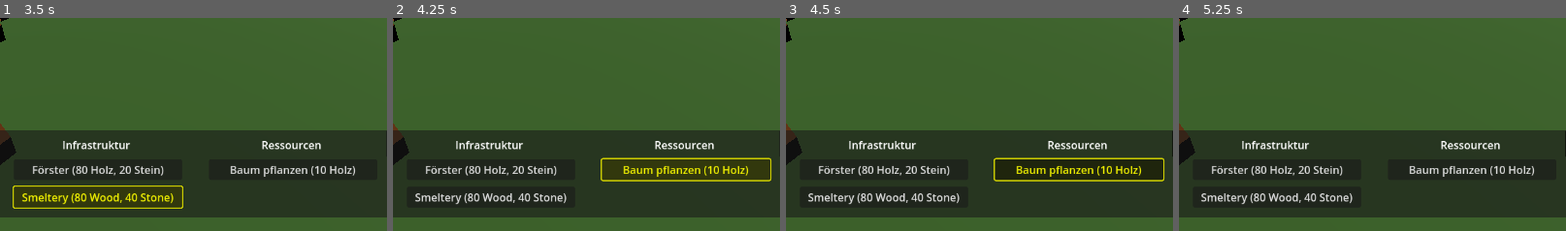
Above: before the commit, frames 1-4 (left to right).
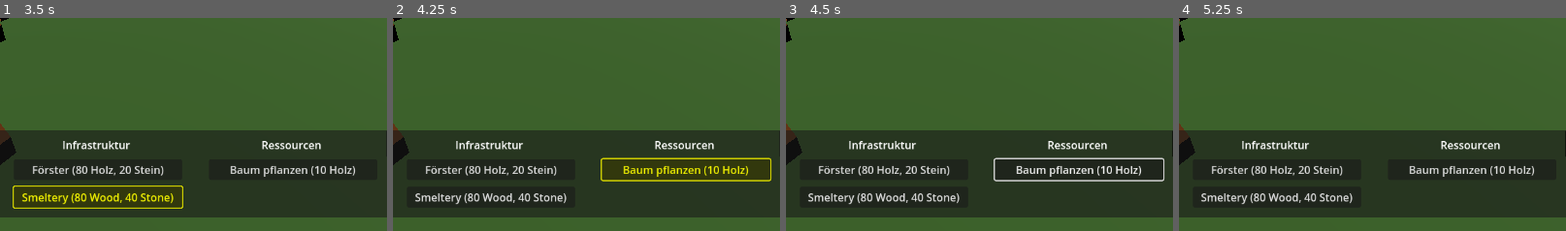
Above: after the commit, the same moments.

Repository: Catloff/Gaia-Galactica
Game: Godot game, scene res://scenes/Main.tscn
Same seed, same stepped clock (60 frames per second), same inputs: the game is played once before the commit and once after it.
Inputs:
- Up to frame 1 (3.5 s): click "Lumbermill (50 Wood, 10 Stone)" at 0.5 s; click "Berry Gatherer (50 Food)" at 1.25 s; click "Förster (80 Holz, 20 Stein)" at 2 s; click "Smeltery (80 Wood, 40 Stone)" at 2.75 s
- Up to frame 2 (4.25 s): click "Baum pflanzen (10 Holz)" at 3.5 s
- Up to frame 3 (4.5 s): click "X" at 4.25 s
- Up to frame 4 (5.25 s): click "Lumbermill (50 Wood, 10 Stone)" at 5 s
The pictures show only the part of the screen within x 36-86%, y 50-100%; the shares and areas given below are measured in that part.

Frames 1-2 are identical in both runs. In frame 3, 1.6% of the frame differs, in the area x 53-98%, y 65-77%; in frame 4, nothing differs.

Commit message:
Refactor building manager

Diff:
--- a/scripts/BuildingManager.gd
+++ b/scripts/BuildingManager.gd
@@ -58,8 +58,8 @@
 		var cost = result.collider.get_cost()
 		for resource in cost:
 			var refund = cost[resource] / 2
-			resource_manager.inventory[resource] += refund
 			print("Erstatte %d %s zurück" % [refund, resource])
+			resource_manager.add_resources({"type": resource, "amount": refund})
 
 		# Entferne das Gebäude
 		if result.collider.has_method("demolish"):
@@ -113,15 +113,12 @@
 
 func has_resources() -> bool:
 	var cost = get_current_building_cost()
-	for resource in cost:
-		if resource_manager.inventory[resource] < cost[resource]:
-			return false
-	return true
+	return resource_manager.can_afford(cost)
 
 func place_building():
 	var cost = get_current_building_cost()
-	for resource in cost:
-		resource_manager.inventory[resource] -= cost[resource]
+	if not resource_manager.pay_cost(cost):
+		return
 
 	var new_building
 	match current_building_type:
@@ -143,6 +140,13 @@
 		new_building.activate()
 
 	resource_manager.update_hud()
+
+	# Explicitly deselect the building after successful placement
+	current_building_type = "none"
+	if preview_building:
+		remove_child(preview_building)
+		preview_building = null
+	hud.deselect_building()  # New method we'll add to HUD
 
 func _on_building_selected(type: String):
 	current_building_type = type
--- a/scripts/HUD.gd
+++ b/scripts/HUD.gd
@@ -48,7 +48,6 @@
 	update_button_states()
 
 func update_button_states():
-
 	# Lumbermill: 60 Wood
 	var can_build_lumbermill = resource_manager.can_afford({"wood": 60})
 	lumbermill_button.disabled = not can_build_lumbermill
@@ -75,36 +74,30 @@
 	})
 	smeltery_button.disabled = not can_build_smeltery
 
-	# If current building can't be built anymore, deselect it
-	if (current_building == "lumbermill" and not can_build_lumbermill) or \
-		(current_building == "berry_gatherer" and not can_build_berry_gatherer) or \
-		(current_building == "forester" and not can_build_forester) or \
-		(current_building == "plant_tree" and not can_plant_tree) or \
-		(current_building == "smeltery" and not can_build_smeltery):
-		current_building = ""
-		building_selected.emit("none")
-
-	# Highlight selected building
+	# Update button highlights
 	lumbermill_button.modulate = Color(1, 1, 0) if current_building == "lumbermill" else Color(1, 1, 1)
 	berry_gatherer_button.modulate = Color(1, 1, 0) if current_building == "berry_gatherer" else Color(1, 1, 1)
 	forester_button.modulate = Color(1, 1, 0) if current_building == "forester" else Color(1, 1, 1)
 	plant_tree_button.modulate = Color(1, 1, 0) if current_building == "plant_tree" else Color(1, 1, 1)
 	smeltery_button.modulate = Color(1, 1, 0) if current_building == "smeltery" else Color(1, 1, 1)
 
+func deselect_building():
+	current_building = ""
+	building_selected.emit("none")
+	update_button_states()
+
 func _on_demolish_button_pressed():
 	print("Abriss-Button gedrückt!")
 	demolish_mode_changed.emit(demolish_button.button_pressed)
 	if demolish_button.button_pressed:
-		current_building = ""
-		building_selected.emit("none")
+		deselect_building()
 
 func _on_lumbermill_button_pressed():
 	if lumbermill_button.disabled:
 		return
 
 	if current_building == "lumbermill":
-		current_building = ""
-		building_selected.emit("none")
+		deselect_building()
 	else:
 		current_building = "lumbermill"
 		building_selected.emit("lumbermill")
@@ -115,8 +108,7 @@
 		return
 
 	if current_building == "berry_gatherer":
-		current_building = ""
-		building_selected.emit("none")
+		deselect_building()
 	else:
 		current_building = "berry_gatherer"
 		building_selected.emit("berry_gatherer")
@@ -127,8 +119,7 @@
 		return
 
 	if current_building == "forester":
-		current_building = ""
-		building_selected.emit("none")
+		deselect_building()
 	else:
 		current_building = "forester"
 		building_selected.emit("forester")
@@ -139,8 +130,7 @@
 		return
 
 	if current_building == "plant_tree":
-		current_building = ""
-		building_selected.emit("none")
+		deselect_building()
 	else:
 		current_building = "plant_tree"
 		building_selected.emit("plant_tree")
@@ -151,8 +141,7 @@
 		return
 
 	if current_building == "smeltery":
-		current_building = ""
-		building_selected.emit("none")
+		deselect_building()
 	else:
 		current_building = "smeltery"
 		building_selected.emit("smeltery")
Not shown, changed: Updates.md
